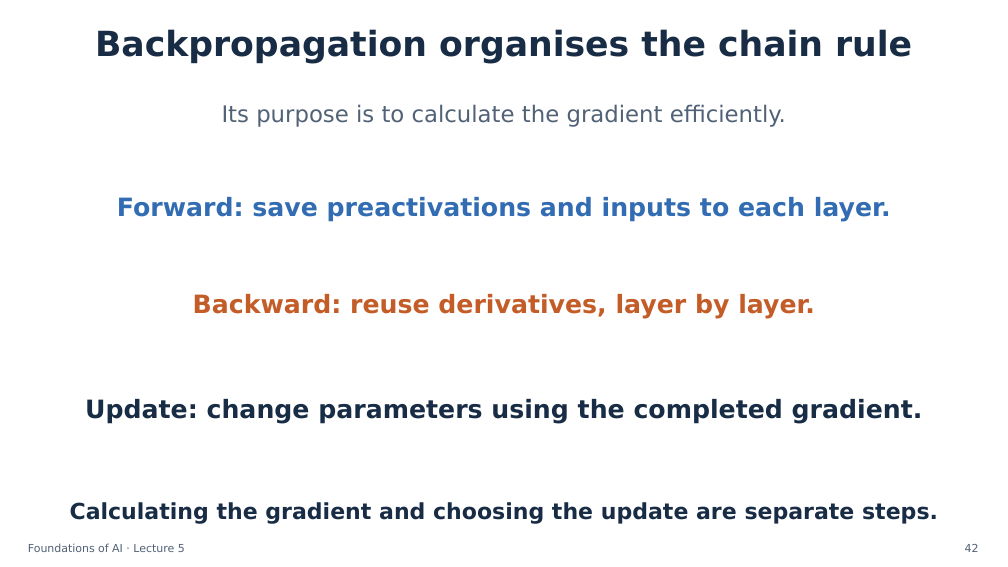
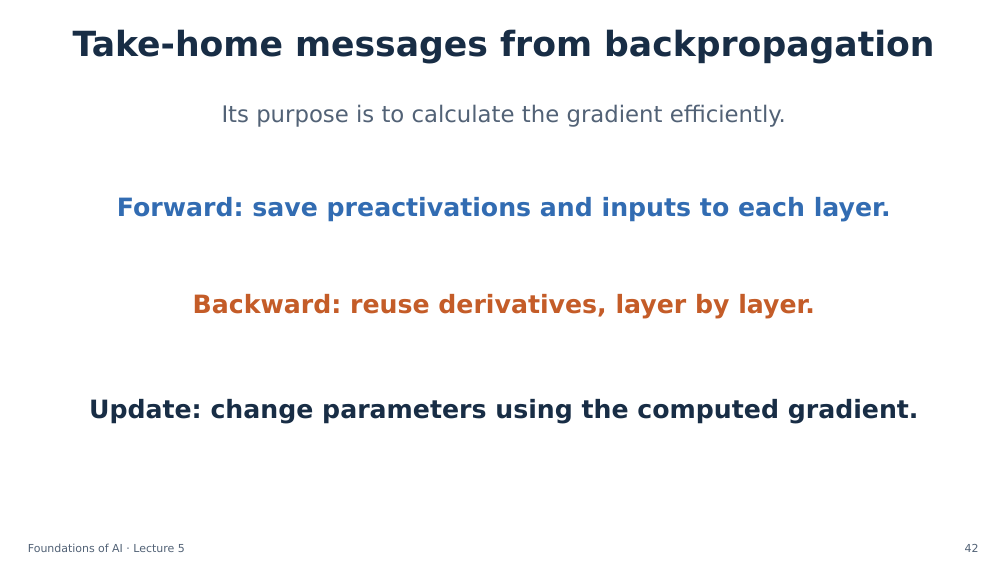
Before and after one commit to semtm0051/2026_27, a slide deck: slide 42 of Week_05/Slides/Week_05 - Slides.pptx. Drawn at 1008x567 pixels with LibreOffice and Linux fonts; fonts in the diff are those of the drawing. Boxes give left, top, right and bottom in pixels: in the first picture for what was removed or moved away, otherwise in the second. Text is boxed around its words. In the diff, an @@ line names an element or a change of style, - is before the commit and + after.

Commit message:
Update Week 5 backpropagation slides
Publish the latest lecturer-supplied PowerPoint and matching PDF.

```diff
--- a/Week_05/Slides/Week_05 - Slides.pptx
+++ b/Week_05/Slides/Week_05 - Slides.pptx
@@ text at (x1=73, y1=29, x2=934, y2=64): text changed @@
-Backpropagation organises the chain rule
+Take-home messages from backpropagation
@@ text at (x1=89, y1=399, x2=919, y2=424): text changed @@
-Update: change parameters using the completed gradient.
+Update: change parameters using the computed gradient.
@@ text removed at (x1=70, y1=502, x2=938, y2=524) @@
-Calculating the gradient and choosing the update are separate steps.
```
Also in this commit, not shown: 3 other slides changed, 1 other file.
